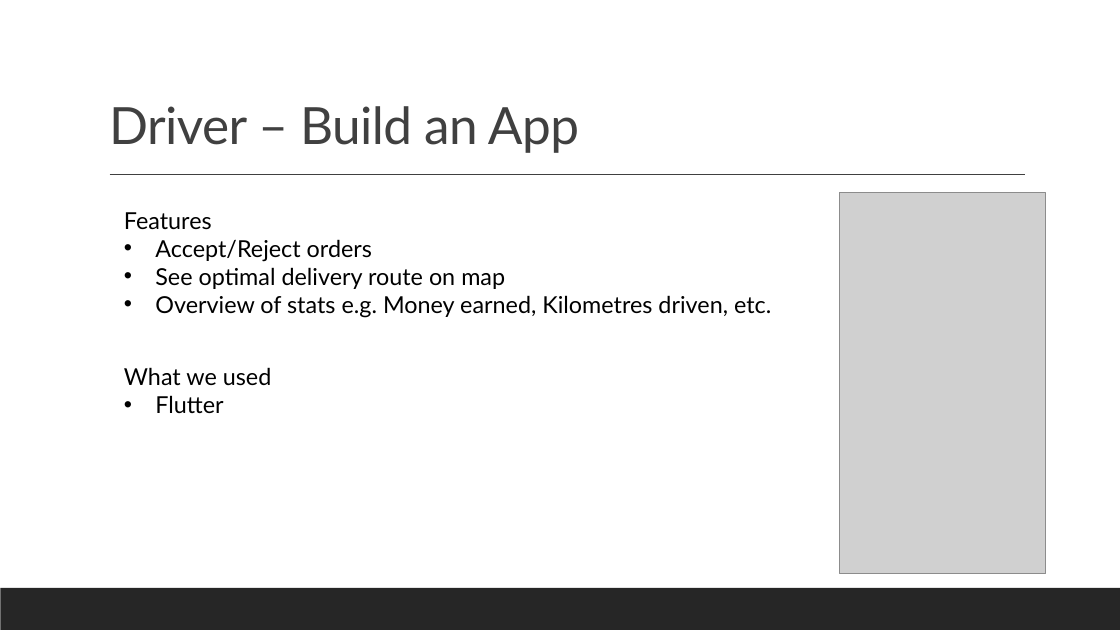
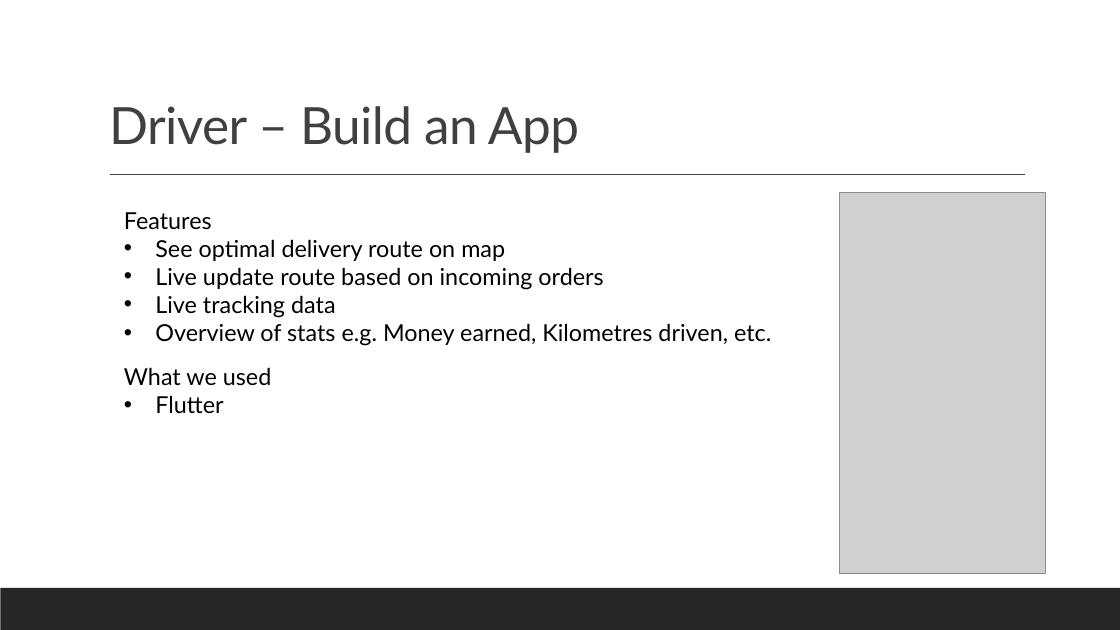
Before and after one commit to AlbinMamuti/PTV_BDI_B, a slide deck: slide 5 of Presentation3.pptx. Drawn at 1120x630 pixels with LibreOffice and Linux fonts; fonts in the diff are those of the drawing; grey boxes stand for pictures. Boxes give left, top, right and bottom in pixels: in the first picture for what was removed or moved away, otherwise in the second. Text is boxed around its words. In the diff, an @@ line names an element or a change of style, - is before the commit and + after.

```diff
--- a/Presentation3.pptx
+++ b/Presentation3.pptx
@@ text at [155,239,372,262]: paragraph removed @@
-• Accept/Reject orders
@@ text at [155,267,603,318]: paragraphs added @@
+• Live update route based on incoming orders
+• Live tracking data
```
Also in this commit, not shown: 1 other slide changed, 1 other file.
